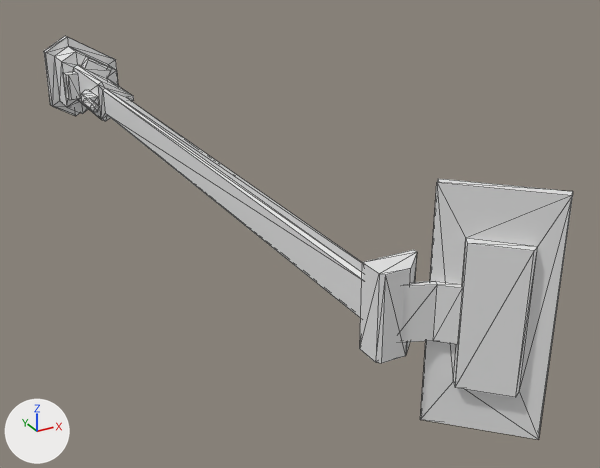
The glTF model app/public/models/FloodLightTower.glb, before and after one commit.
Rendered twice from a 50 mm lens placed at (-1263.0, -5096.0, 1155.0), pointed at (356.0, -2153.0, -316.0). Arrows for +X, +Y and +Z are at lower left; the lights stay in place. Mesh edges are drawn as thin lines. Vertices at the same position are counted once.

The scene before the commit, as lines of its bpy script (objects in view):
```python
me_flt = bpy.data.meshes.new('FLT')
me_flt.from_pydata(...)  # 149 vertices, 244 faces; spans x -201.0..342.0, y -3677.0..0.0, z -385.0..385.0
ob_floodlighttower = bpy.data.objects.new('FloodLightTower', me_flt)
ob_floodlighttower.location = (0.0, 0.0, 0.0)
```
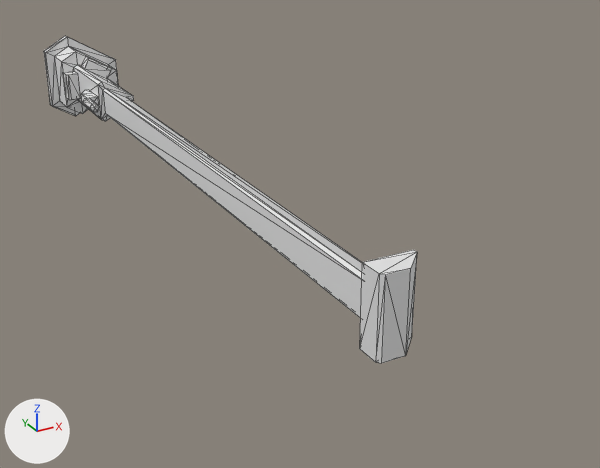
Edits to the scene script, one JSON object a line:
```json
{"block": "me_flt", "where": "me_flt.from_pydata(...)  # 149 vertices, 244 faces; spans x -201.0..342.0, y -3677.0..0.0, z -385.0..385.0"}
{"block": "me_flt", "where": "# used by ob_floodlighttower; location = (0.0, 0.0, 0.0)"}
{"block": "me_flt", "change": "me_flt part 1: the loose piece of 16 vertices spanning x 73.0..342.0, y -3677.0..-3408.0, z -385.0..385.0 is deleted"}
{"block": "me_flt", "change": "me_flt part 2: the loose piece of 12 vertices spanning x -39.0..136.0, y -3510.0..-3392.0, z -91.0..90.0 is deleted"}
```

Changed parts and their boxes (x1, y1, x2, y2) in the pictures (600 x 468 px):
```json
{"object": "FloodLightTower", "change": "reshaped", "before": [44, 36, 573, 439], "after": [44, 36, 417, 363], "on screen": "29% narrower, 19% shorter"}
{"part": 1, "of": "me_flt", "change": "deleted", "before": [420, 179, 573, 439]}
{"part": 2, "of": "me_flt", "change": "deleted", "before": [401, 281, 463, 344]}
```
